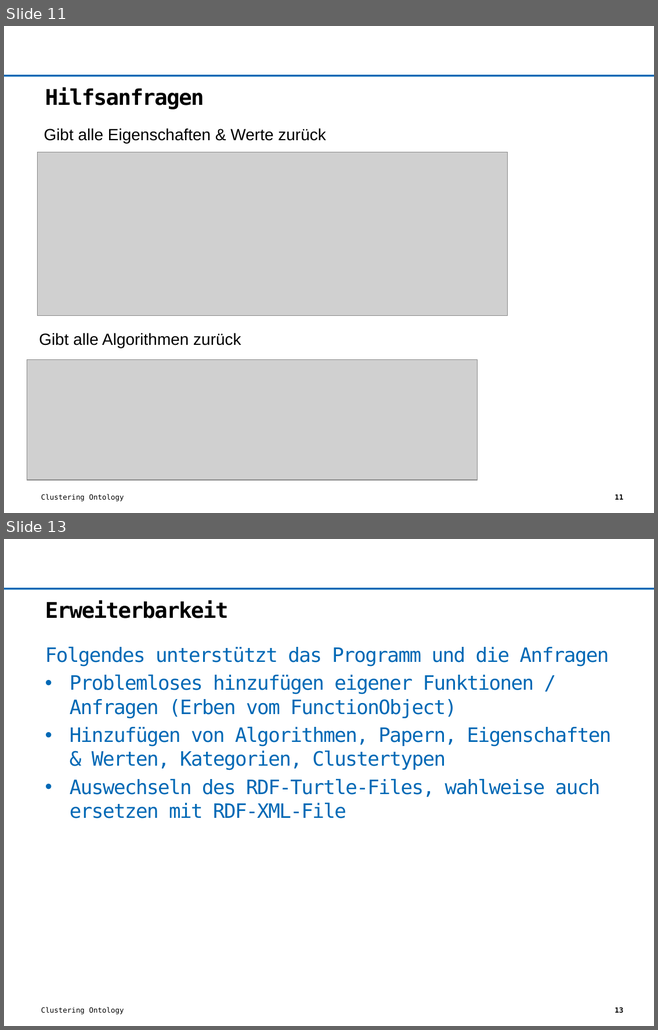
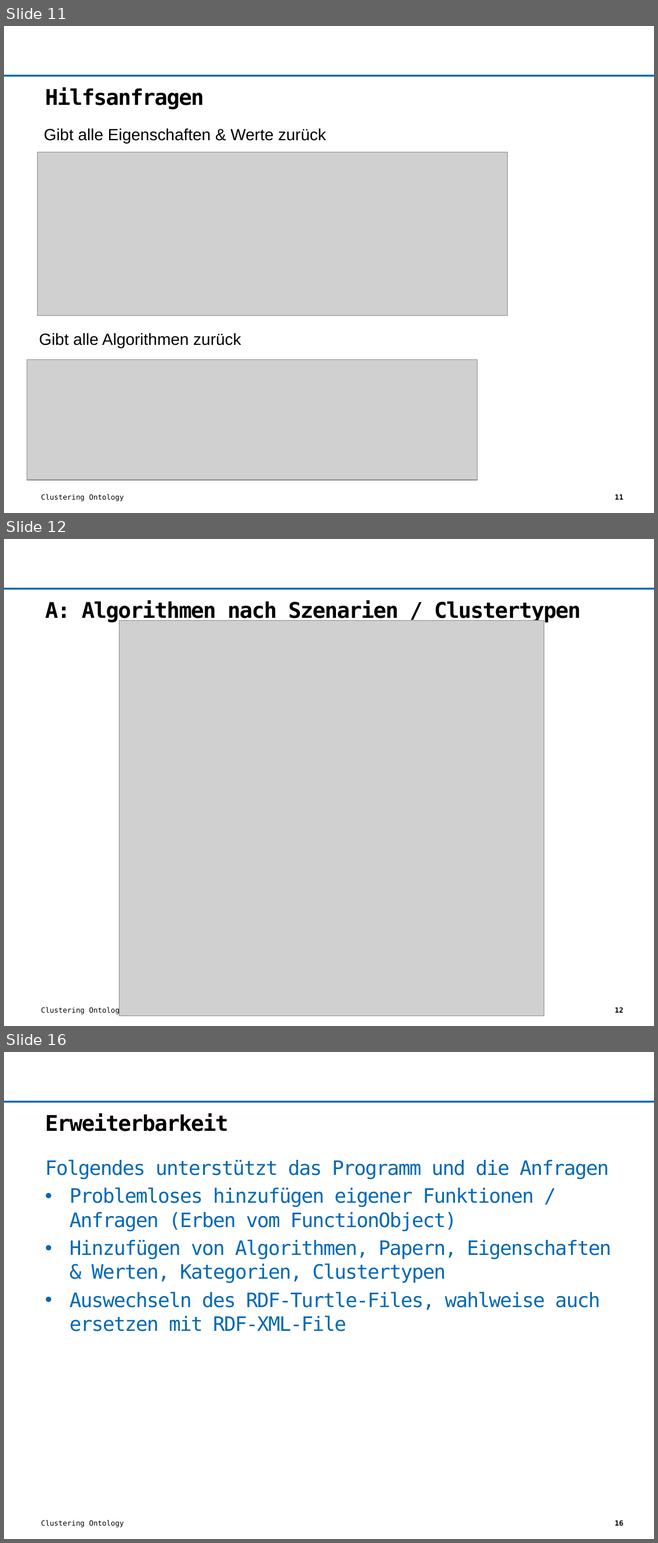
Before and after one commit to LarsGrotehenne/ontology, a slide deck: projektinformationen/Abschlusspräsentation/Abschlusspräsentation.pptx. Shown one above the other, each under a label of ours: slides 11 and 13 before the commit, slides 11, 12 and 16 after it; the slides between them are not shown. The pictures are 658x1030 and 658x1543 pixels, drawn with LibreOffice and Linux fonts; fonts in the diff are those of the drawing; grey boxes stand for pictures; background and template pictures are left out. Boxes give left, top, right and bottom in pixels: in the first picture for what was removed or moved away, otherwise in the second. Text is boxed around its words. In the diff, an @@ line names an element or a change of style, - is before the commit and + after.

```diff
--- a/projektinformationen/Abschlusspräsentation/Abschlusspräsentation.pptx
+++ b/projektinformationen/Abschlusspräsentation/Abschlusspräsentation.pptx
@@ slide 12 added at box(4, 539, 654, 1026), background #FFFFFF; not listed: 3 template elements that a slide beside it also shows @@
@@ title added at box(45, 600, 581, 623), 24 pt, text #000000, bold @@
+A: Algorithmen nach Szenarien / Clustertypen
@@ picture added at box(119, 620, 544, 1016) @@
@@ what was slide 13 is now slide 16 @@
@@ page number at box(614, 1520, 623, 1526): text changed @@
-13
+16
```
Also in this commit, not shown: 3 slides changed, 3 other slides added, 1 slide removed, 9 other files.
